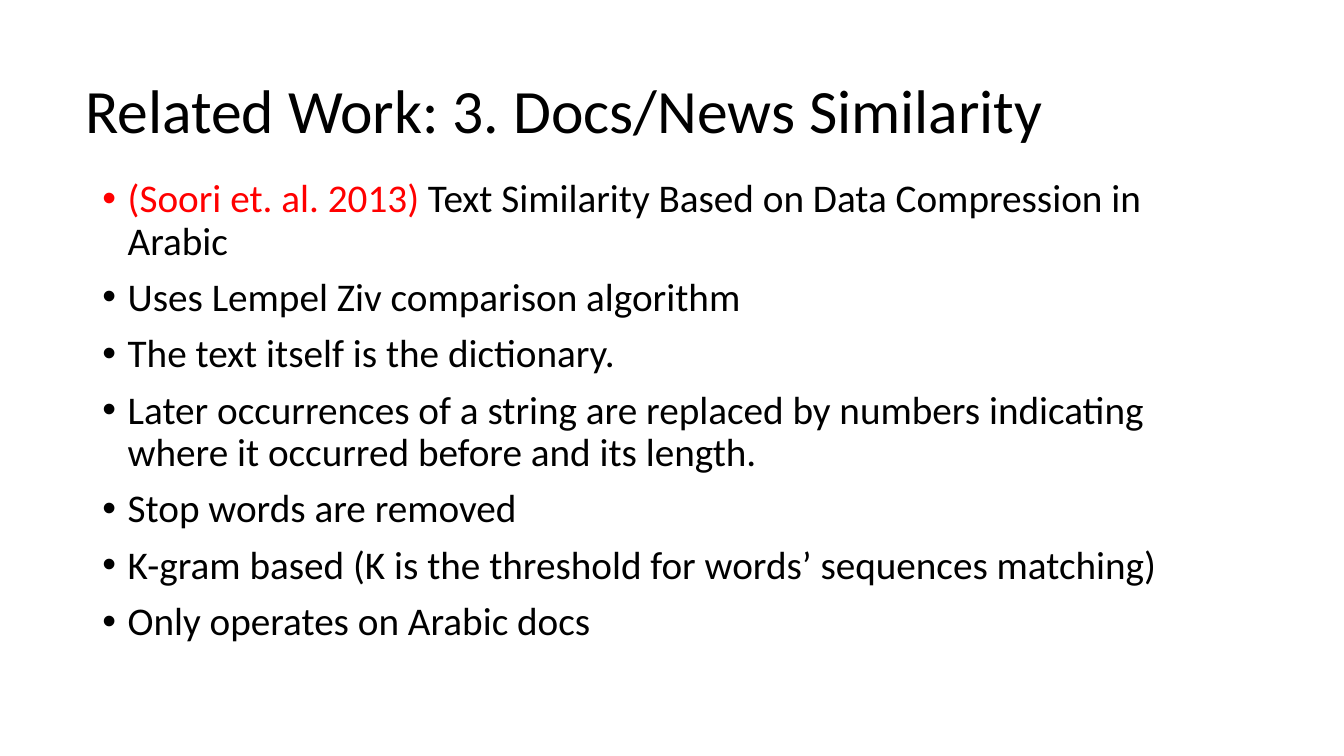
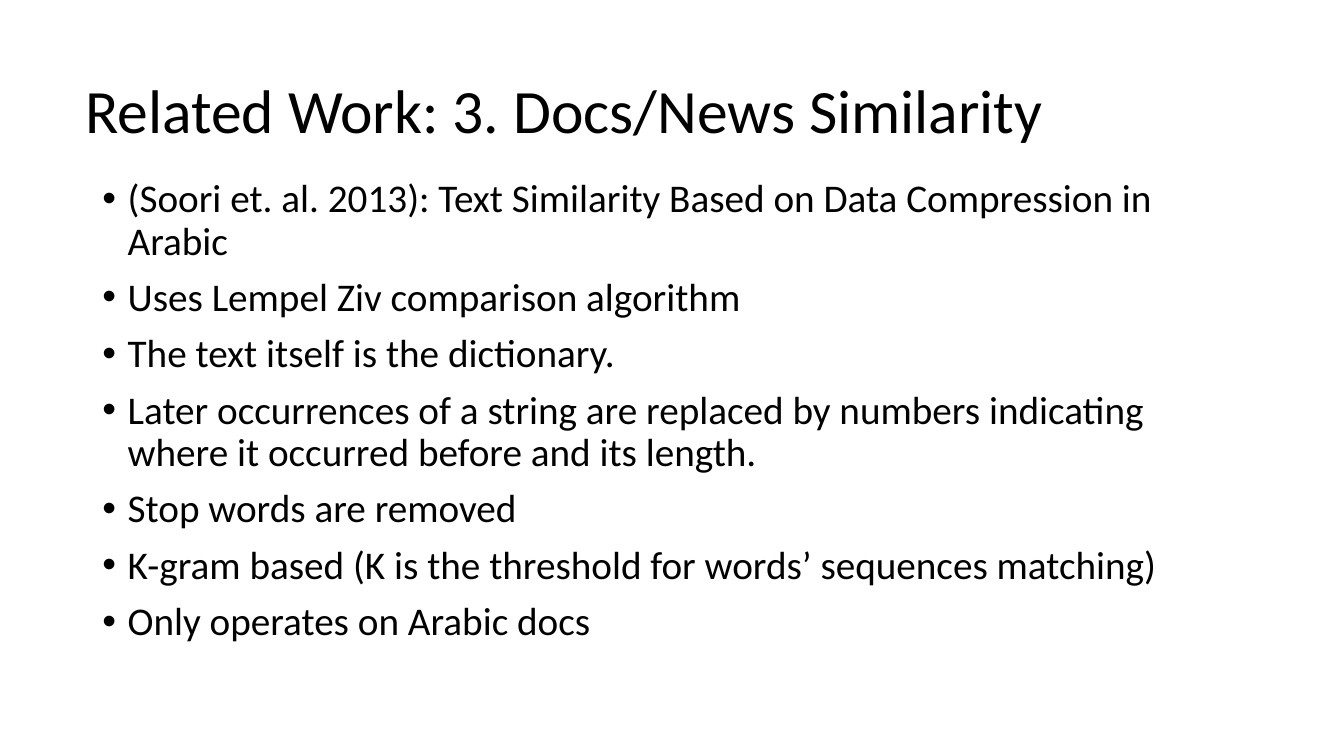
Before and after one commit to HussamHallak/TPDL2022, a slide deck: slide 11 of TPDL 2022 Paper Updates.pptx (slide 12 before the commit). Drawn at 1344x756 pixels with LibreOffice and Linux fonts; fonts in the diff are those of the drawing. Boxes give left, top, right and bottom in pixels: in the first picture for what was removed or moved away, otherwise in the second. Text is boxed around its words. In the diff, an @@ line names an element or a change of style, - is before the commit and + after.

```diff
--- a/TPDL 2022 Paper Updates.pptx
+++ b/TPDL 2022 Paper Updates.pptx
@@ text at (128, 183, 1152, 256): text changed @@
-• (Soori et. al. 2013) Text Similarity Based on Data Compression in Arabic
+• (Soori et. al. 2013): Text Similarity Based on Data Compression in Arabic
```
Also in this commit, not shown: 5 other slides changed, 1 slide added, 10 slides removed, 5 other files.
